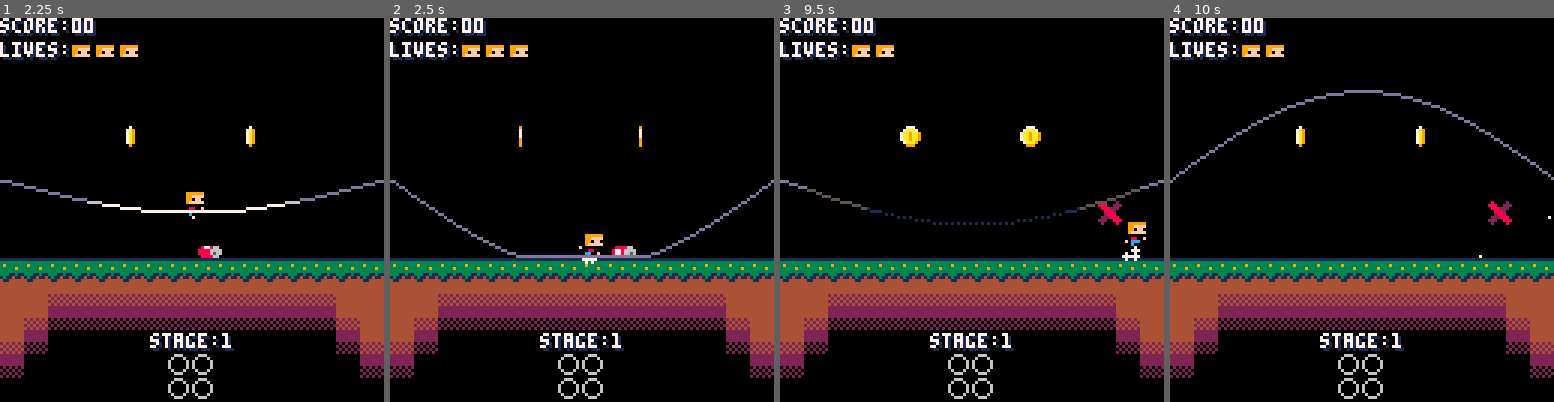
Above: before the commit, frames 1-4 (left to right).
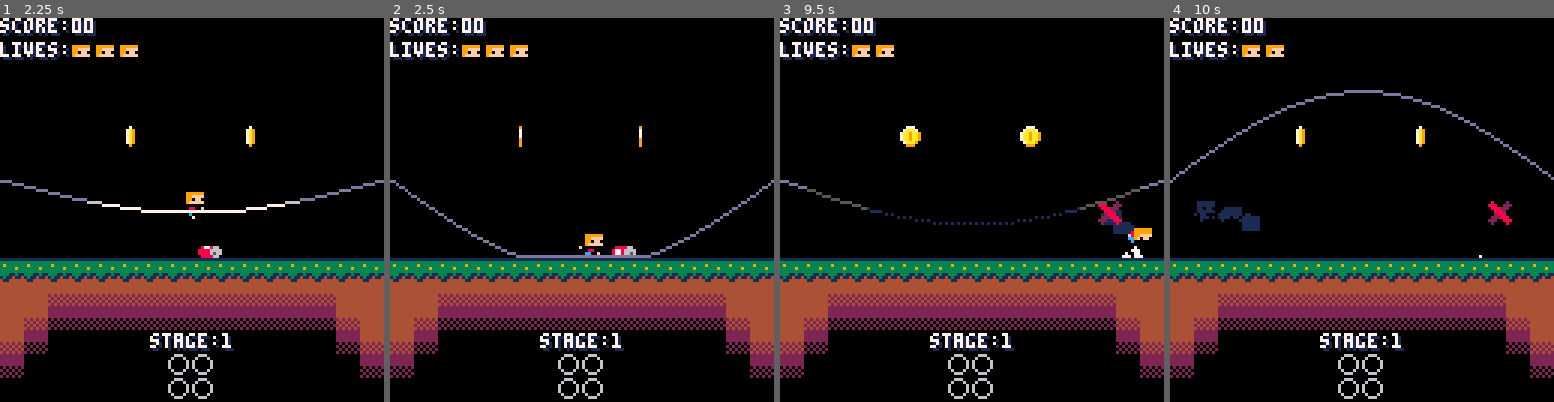
Above: after the commit, the same moments.

Repository: aruth7537/Pico-Jump-Rope
Game: PICO-8 cartridge jrj.p8
Same seed, same stepped clock (60 frames per second), same inputs: the game is played once before the commit and once after it.
Inputs:
- Up to frame 1 (2.25 s): tap X (X key) at 0.33, 0.7, 1.43 s; tap O (Z key) at 1.07, 1.8 s
- Up to frame 2 (2.5 s): hold Right from 2.33 s (still down); tap O (Z key) at 2.43 s
- Up to frame 3 (9.5 s): tap X (X key) every 0.52 s from 2.58 to 9.3 s; tap O (Z key) every 0.63 s from 3.07 to 9.4 s; release Right at 3.33 s; hold Right 3.38-4.22 s; hold Up 4.27-4.67 s; hold Right 4.72-5.72 s; hold Down 5.77-6.1 s; hold Left 6.15-6.98 s; hold Right 7.03-8.03 s; hold Right 8.08-8.92 s; hold Up 8.97-9.37 s; hold Right from 9.42 s (still down)
- Up to frame 4 (10 s): keep holding Right; tap X (X key) at 9.82 s

Frame 1 is identical in both runs. In frame 2, less than 0.1% of the frame differs, in the area x 50-54%, y 62-65%; in frame 3, 0.5%; in frame 4, 0.6%, in the area x 6-100%, y 47-56%.

Commit message:
Camera Shake
Added camera shake and starting work on one ups.

Diff:
--- a/coin.p8
+++ b/coin.p8
@@ -6,8 +6,7 @@
     coins = {}
     -- Coin Variables
 	coin_sounds = {11,17,18,19,20}
-    add_new_coin(80,36)
-    add_new_coin(40,36)
+
     next_coin_x = 32+rnd(32)
     next_coin_y = 36+rnd(32)
     next_coin_anim = {49,50}
@@ -15,7 +14,7 @@
     next_coin_anim_speed = 5
 end
 
-function add_new_coin(_x,_y)
+function add_new_coin( _x, _y, _is_extra_life)
     add(coins, {
         x=_x,
         y=_y,
@@ -34,11 +33,16 @@
         dist_pickup = 0,
         coin_dest_x = 64,
         coin_dest_y = 128,
+        is_extra_life = _is_extra_life or false,
         draw=function(self)
-            if(self.is_picked_up == 0) then
-                spr(self.animation[self.anim_index], self.x, self.y)
-            elseif(self.is_picked_up == 1) then
-                spr(self.animation2[self.anim_index], self.x, self.y)
+            if(self.is_extra_life) then
+                sspr(88, 16, 16, 8, self.x-4, self.y)
+            else
+                if(self.is_picked_up == 0) then
+                    spr(self.animation[self.anim_index], self.x, self.y)
+                elseif(self.is_picked_up == 1) then
+                    spr(self.animation2[self.anim_index], self.x, self.y)
+                end
             end
             --print(self.anim_index, self.x+8, self.y+8)
         end,
@@ -54,41 +58,47 @@
                 end
                 -- Collision with player
                 if(overlap(player, self)) then
-                    player_consecutive_score += 1
-                    -- Incorporate the number of jumps taken minus 1 so we don't count the first jump
-                    local score = player_consecutive_score --+ clamp(player_consecutive_jumps-1, 0, 2)
-                    -- Play coin pickup
-                    sfx(17, -1, clamp((score-1)%10, 0, 9)*3, 3)
-                    -- Increase Score
-                    increase_score(score)
-                    -- Increase current coin count
-                    increase_coin()
-                    -- Spawn VFX
-                    spawn_score_vfx(self.x, self.y, score)
-                    -- Set Double Jump
-                    player_double_jump = true
 
-                    -- Spawn us a new coin
-                    --spawn_new_coin()
+                    if(self.is_extra_life) then
+                        game_lives+=1
+                        sfx(20)
+                        del(coins, self)
+                    else
+                        player_consecutive_score += 1
+                        -- Incorporate the number of jumps taken minus 1 so we don't count the first jump
+                        local score = player_consecutive_score --+ clamp(player_consecutive_jumps-1, 0, 2)
+                        -- Play coin pickup
+                        sfx(17, -1, clamp((score-1)%10, 0, 9)*3, 3)
+                        -- Increase Score
+                        increase_score(score)
+                        -- Increase current coin count
+                        increase_coin()
+                        -- Spawn VFX
+                        spawn_score_vfx(self.x, self.y, score)
+                        -- Set Double Jump
+                        player_double_jump = true
 
-                    if(player.x > 64) then
-                        next_coin_x = 64-rnd(32)
-                        next_coin_y = 36+rnd(32)
-                    else
-                        next_coin_x = 64+rnd(32)
-                        next_coin_y = 36+rnd(32)
+                        -- Spawn us a new coin
+                        --spawn_new_coin()
+
+                        if(player.x > 64) then
+                            next_coin_x = 64-rnd(32)
+                            next_coin_y = 36+rnd(32)
+                        else
+                            next_coin_x = 64+rnd(32)
+                            next_coin_y = 36+rnd(32)
+                        end
+
+                        -- Add New Coin
+                        add_new_coin(next_coin_x, next_coin_y)
+
+                        -- Set Variables
+                        self.is_picked_up = 1
+                        self.anim_index = 1
+                        self.picked_up_x = self.x
+                        self.picked_up_y = self.y
+                        self.dist_pickup = distance(self.picked_up_x, self.picked_up_y, self.coin_dest_x, self.coin_dest_y)
                     end
-
-                    -- Add New Coin
-                    add_new_coin(next_coin_x, next_coin_y)
-
-                    -- Set Variables
-                    self.is_picked_up = 1
-                    self.anim_index = 1
-                    self.picked_up_x = self.x
-                    self.picked_up_y = self.y
-                    self.dist_pickup = distance(self.picked_up_x, self.picked_up_y, self.coin_dest_x, self.coin_dest_y)
-
                 end
             -- If the coin has been picked up and is now an effect
             elseif(self.is_picked_up == 1) then
--- a/game.p8
+++ b/game.p8
@@ -16,6 +16,10 @@
 	lightningbolt_init()
 	fire_init()
 	add_new_can(32, 76, 1, 1)
+	add_new_coin(80,36)
+    add_new_coin(40,36)
+	--add_new_coin(64,25,true)
+
 
 	game_message = ""
 	game_message_life = 0
@@ -104,10 +108,6 @@
 	col_index = 1
 	col = 7
 	alt_color = false
-
-	-- Camera
-	camera_intensity = 0
-	camera_shake_control = 5
 end
 
 ------------
@@ -197,14 +197,6 @@
 	-- Debug
 	--debug_print()
 	--print(is_highscore(game_score), 64, 0)
-
-	--- Color the Map
-    pal(game_map_pal[game_map_pal_index], 0)
-	if(game_sky_flash) pal({0,7,7,7,7,7,7,7,7,7,7,7,7,7,7,7},0) -- flash the sky
-
-	--- Draw the map
-    map(0,0,0,0,16,16)
-    pal()
 
 	-- Draw Clouds
 	clouds_x-=1
@@ -322,6 +314,17 @@
         draw_game_over()
     end
 
+	--- Color the Map
+	pal(game_map_pal[game_map_pal_index], 0)
+	if(game_sky_flash) pal({0,7,7,7,7,7,7,7,7,7,7,7,7,7,7,7},0) -- flash the sky
+
+	--- Draw the map
+	map(0,0,0,0,16,16)
+	pal()
+
+	-- Reset Camera shake before hud is drawn
+	camera()
+
     -- Draw score
     draw_hud()
 
@@ -402,6 +405,7 @@
 		if(time()%5 == 0) add_new_bird(140, 30+rnd(30), 1.2)
 	elseif (game_stage >= 9) then
 		clouds_active=true
+		add_new_vfx(rnd(140), -8, -2, 5, 0.1, 0, {45}, 15, 1)
 		if(game_stage_has_changed and game_stage == 9) set_message("the sky darkens", 60)
 		if(game_stage_has_changed and game_stage > 9) set_message("an endless challenge!", 60)
 		if(time()%3 == 0) add_new_can(-8, 76, rnd({0.6,0.7,0.8,0.9,1.0,1.1,1.2,1.3,1.4,1.5,1.6,1.7,1.8,1.9,2}), 3)
@@ -471,12 +475,3 @@
 
 	end
 end
-
-function camera_shake()
-	local shake_x=rnd(camera_intensity) - (camera_intensity / 2)
-	local shake_y=rnd(camera_intensity) - (camera_intensity / 2)
-
-	camera(shake_x, shake_y)
-
-
-end
--- a/jrj.p8
+++ b/jrj.p8
@@ -36,6 +36,7 @@
 	title_init()
 	highscore_init()
 	score_entry_init(500, 8)
+	camera_shake_init()
 	--debug_init()
 end
 
@@ -63,6 +64,7 @@
 
 -- Main update function
 function _update()
+	camera_shake_update()
 	update_state()
 end
 
@@ -73,7 +75,29 @@
 -- Main draw function
 function _draw()
 	draw_state()
-end
+	camera()
+end
+
+function camera_shake()
+	local shake_x=rnd(camera_intensity) - (camera_intensity / 2)
+	local shake_y=rnd(camera_intensity) - (camera_intensity / 2)
+
+	camera(shake_x, shake_y)
+
+	camera_intensity *= .9
+    if camera_intensity < .3 then camera_intensity = 0 end
+end
+
+function camera_shake_init()
+	-- Camera
+	camera_intensity = 0
+	camera_shake_control = 5
+end
+
+function camera_shake_update()
+	if camera_intensity > 0 then camera_shake() end
+end
+
 
 __gfx__
 0000000009999990099999900999999000000000000000000099999999999900111111114444444422222222006660000077700000070000000d000055555555
@@ -92,14 +116,14 @@
 0088000000000000cc9f0ff00999999099f9880ff088000002228880000000005550050042424242202020200000000000000000111111111100000055515551
 0cccc000000000000c000000099999900000000000ccc0f022200888000000000500400424242424020202020000000000000000000000000000000011551155
 000000000000000000000000000000000000000000c0000002000080000000004004444442424242202020200000000000000000000000000000000055115511
-00777000000700000009000008778660088886600888866008888660066666666666660000000000000000000000000000000000000000000000000011111111
+00777000000700000009000008778660088886600888866008888660066666666666660000000000000000000000000000000000000001000000000011111111
 07aaa700007a90000007000088886666877866668888665688886566661111111111166000333000005550000000000000000000000000000000000011111111
-7aa9aa90007a90000007000088886566877866568888666688886666661000000000066103bb330005665500000cc00000000000000000000000000011111111
-7aa9aa90007a90000007000008888660088886600877866008888660661000000000066103bb33000566550000c70c00000cc000000000000000000011111111
-7aa9aa90007a900000090000000000000000000000000000000000006610000000000661033333000555550000c00c00000cc000000000000000000001110111
-07aaa900007a9000000900000000000000000000000000000000000066100000000006610033300000555000000cc00000000000000000000000000011101110
-00999000000900000009000000000000000000000000000000000000066666666666661100000000000000000000000000000000000000000000000000110011
-00000000000000000000000000000000000000000000000000000000001111111111111000000000000000000000000000000000000000000000000011001100
+7aa9aa90007a90000007000088886566877866568888666688886666661000000000066103bb3300056655000001100000000000000010000000000011111111
+7aa9aa90007a90000007000008888660088886600877866008888660661000000000066103bb3300056655000017010000011000000000000000000011111111
+7aa9aa90007a90000009000000000000000000000000000000000000661000000000066103333300055555000010010000011000000100000000000001110111
+07aaa900007a90000009000000000000000000000000000000000000661000000000066100333000005550000001100000000000000100000000000011101110
+00999000000900000009000000000000000000000000000000000000066666666666661100000000000000000000000000000000001000000000000000110011
+00000000000000000000000000000000000000000000000000000000001111111111111000000000000000000000000000000000001000000000000011001100
 00a00000000000000000000000000000008700000008800000008800000000000066800000066000000866000000000000000000000000000000000000000000
 0aaa000000a000000000000008778660088870000088870000088880066888800665680000666600007656600000000000000000000000000000000000000000
 aaaaa0000aaa000000a0000088886666088866000088870000668880665688880666688000665600078666600000000000000000000000000000000000000000
--- a/lightning_bolt.p8
+++ b/lightning_bolt.p8
@@ -31,6 +31,7 @@
                 --remove self
                  del(lightningbolt,self)
                  sfx(18, 3)
+                 camera_intensity += camera_shake_control
                  add_new_fire(flr(self.x/8)*8, 72, fire_life)
                  mset(flr(self.x/8), 10, 24)
                  game_sky_flash = false
--- a/player.p8
+++ b/player.p8
@@ -112,6 +112,7 @@
             jump_released = false
             player_double_jump = false
             player_consecutive_jumps = 3
+            player_jump_anim_index = clamp(player_consecutive_jumps, 1, 3)
             sfx(13)
             add_new_vfx(player.x+2, player.y+player.bh-1, 1, 0, -0.01, 0.02, {84,85}, 0, 10)
             add_new_vfx(player.x+2, player.y+player.bh-1, -1, 0, -0.01, 0.02, {84,85}, 0, 10)
@@ -230,7 +231,7 @@
         player_spr = player_jump_animations[player_jump_anim_index][frame_counter]
     end
 
-    -- Flash Pallet if we have a double jump
+    -- Flash if we have a double jump
     if(player_double_jump and game_time % 2 == 0) then
         if(player_double_jump_flash) then
             player_double_jump_flash = false
@@ -254,7 +255,6 @@
 -- Do player being hit
 function player_hit()
     game_lives -= 1
-    player_consecutive_jumps = 0
     if(game_lives > 0) then
         player_invol_timer = 60
         add_new_vfx(player.x, player.y, 0, 0, 0, 0, {22}, 80, 10)
--- a/score_entry.p8
+++ b/score_entry.p8
@@ -35,6 +35,7 @@
             -- Finish entry
             score_entry_index+=1
             sfx(16)
+            camera_intensity += 1
         end
     end
 
